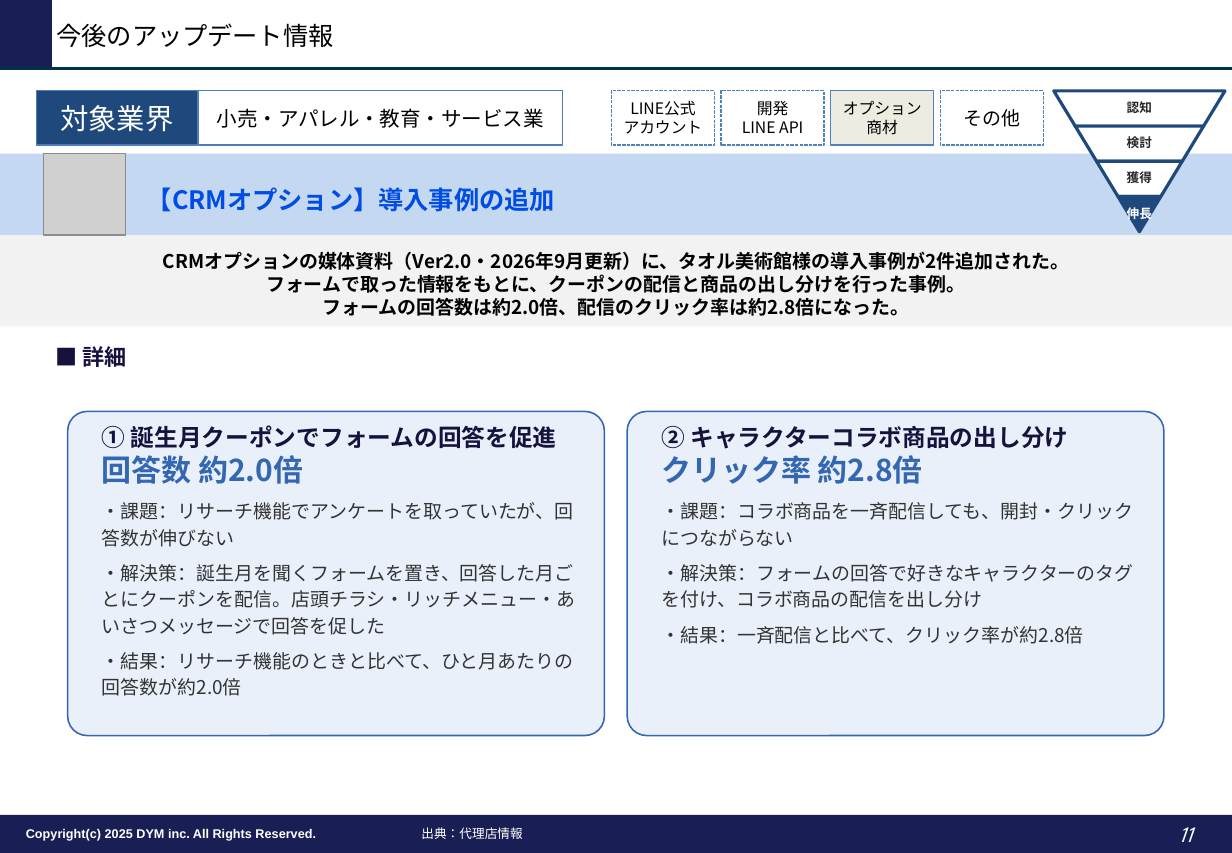
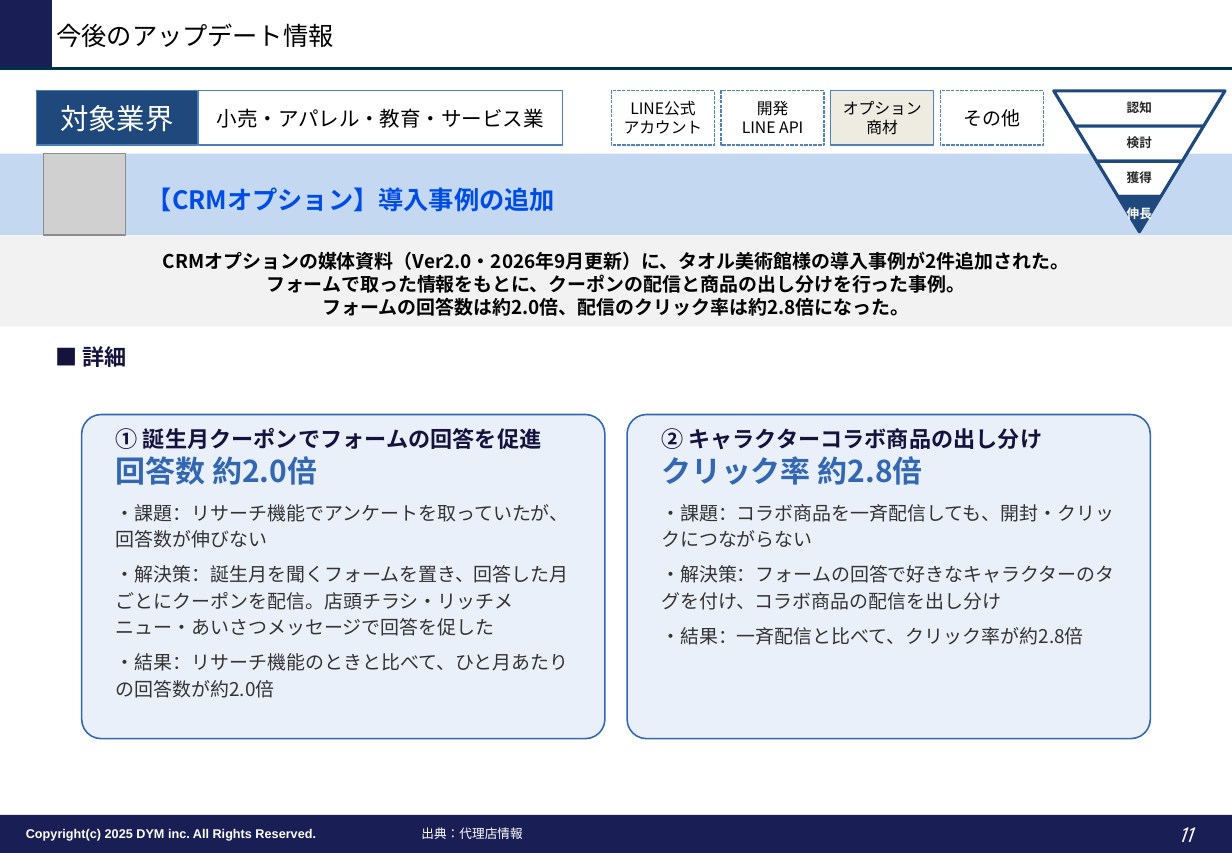
Before and after one commit to tonomura-r-dev/folder, a slide deck: slide 11 of LINEOA媒体最新情報_2026年10月トレンドレポート.pptx. Drawn at 1232x853 pixels with LibreOffice and Linux fonts; fonts in the diff are those of the drawing; grey boxes stand for pictures; background and template pictures are left out. Boxes give left, top, right and bottom in pixels: in the first picture for what was removed or moved away, otherwise in the second. Text is boxed around its words. In the diff, an @@ line names an element or a change of style, - is before the commit and + after.

```diff
--- a/LINEOA媒体最新情報_2026年10月トレンドレポート.pptx
+++ b/LINEOA媒体最新情報_2026年10月トレンドレポート.pptx
@@ rounded rectangle "① 誕生月クーポンでフォームの回答を促進": place and size @@
-rounded rectangle "① 誕生月クーポンでフォームの回答を促進" at (68,412,605,736)
+rounded rectangle "① 誕生月クーポンでフォームの回答を促進" at (82,414,605,738)
@@ rounded rectangle "② キャラクターコラボ商品の出し分け": place and size @@
-rounded rectangle "② キャラクターコラボ商品の出し分け" at (628,412,1165,736)
+rounded rectangle "② キャラクターコラボ商品の出し分け" at (627,414,1150,738)
@@ text in rounded rectangle at (116,428,541,449): size 15 to 14 pt in "① 誕生月クーポンでフォームの回答を促進" @@
@@ text in rounded rectangle at (661,428,1042,449): size 15 to 14 pt in "② キャラクターコラボ商品の出し分け" @@
```
Also in this commit, not shown: 9 other slides changed, 1 other file.
